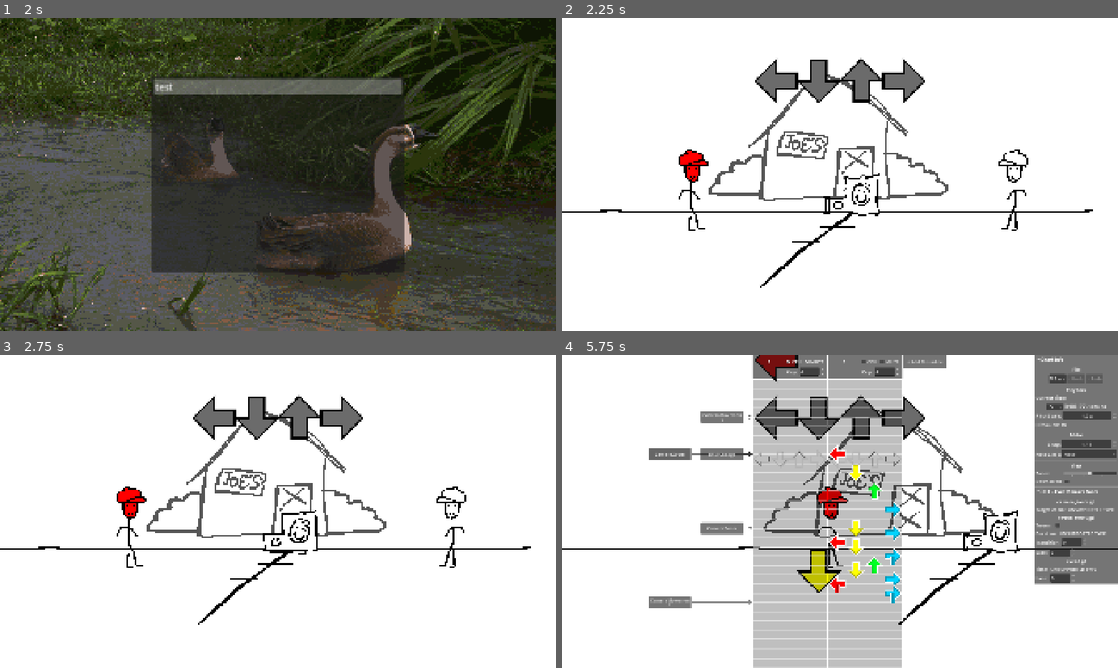
Above: before the commit, frames 1-4 (two rows, left to right).
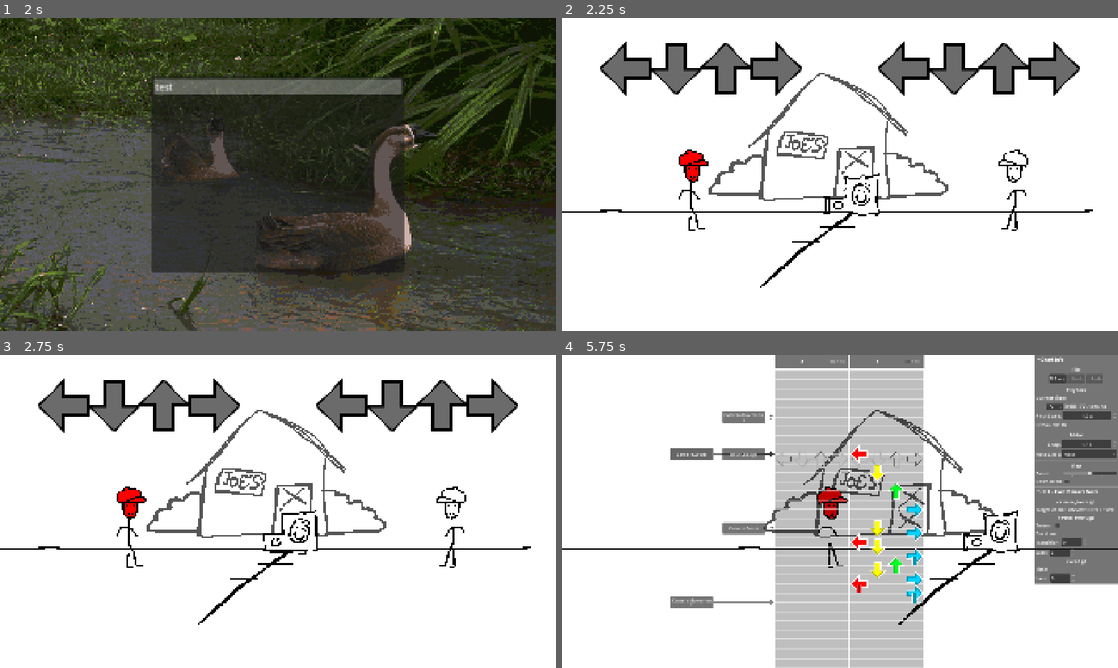
Above: after the commit, the same moments.

Repository: B3GD/b3gd
Game: Godot game, scene res://menus/freeplay/freeplay.tscn
The game is run twice, just before and just after one commit, with the same random seed, the same clock (stepped at 60 frames per second) and the same inputs. Sound files missing from this copy of the repository are replaced by a short silence.
Inputs (mouse positions are in pixels of both pictures, inside the frame that each line leads up to):
- Up to frame 1 (2 s): tap Enter at 0.5 s; move the mouse to (400, 158) at 0.52 s; hold Up (editor_time_up) 0.53-1.28 s; click (400, 158) at 0.67 s; tap Space (editor_pause) at 1.25 s; move the mouse to (166, 190) at 1.27 s; hold Down (editor_time_down) from 1.28 s (still down); click (166, 190) at 1.42 s
- Up to frame 2 (2.25 s): tap Enter at 2 s; move the mouse to (895, 105) at 2.02 s; release Down (editor_time_down) at 2.03 s; hold Up (editor_time_up) from 2.03 s (still down); click (895, 105) at 2.17 s
- Up to frame 3 (2.75 s): keep holding Up (editor_time_up)
- Up to frame 4 (5.75 s): tap Space (editor_pause) at 2.75 s; move the mouse to (812, 574) at 2.77 s; click (812, 574) at 2.92 s; move the mouse to (1006, 558) at 3.52 s; release Up (editor_time_up) at 3.53 s; hold Down (editor_time_down) 3.53-4.25 s; click (1006, 558) at 3.67 s; tap 7 (editor_activate) at 4.15 s; click (812, 361) at 4.25 s, where only the run before the commit has a clickable "MUTE"; move the mouse to (673, 464) at 5.02 s; hold Down (editor_time_down) from 5.03 s (still down); click (673, 464) at 5.17 s

Frame 1 is identical in both runs. In frame 2, 7.1% of the frame differs, in the area x 6-94%, y 7-28%; in frame 3, 7.1%; in frame 4, 14%, in the area x 15-98%, y 0-100%.

Commit message:
full chart toggle

Diff:
--- a/b3gd/chart_data/chart.gd
+++ b/b3gd/chart_data/chart.gd
@@ -5,4 +5,4 @@
 @export var strum_lines:Array[StrumLine]
 @export var events:Array[Event]
 
-@export var scroll_speed: float
+@export_range(0.0, 8.0, 0.1, "or_greater") var scroll_speed: float
--- a/b3gd/chart_data/events/camera/camera_rotate.gd
+++ b/b3gd/chart_data/events/camera/camera_rotate.gd
@@ -1,6 +1,6 @@
 class_name EventCameraRotate extends EventTween
 
-@export var target_rotation: float
+@export_range(-360, 360, 0.0) var target_rotation: float
 
 func init():
 	if parent.get_tree().get_first_node_in_group("SceneCamera") == null:
--- a/b3gd/chart_data/note.gd
+++ b/b3gd/chart_data/note.gd
@@ -4,7 +4,7 @@
 ## The time the note occurs in seconds.
 @export var time: float
 ## The length of the note, if zero this is not a hold note.
-@export var length:float = 0
+@export_range(0.0, 1.0, 0.0, "or_greater") var length:float = 0
 # Needed for runtime data
 ## Used to check if the hold has begun. Used for rendering and input.
 ## I'm fine with this being in chart data as it is a single bool
--- a/b3gd/chart_editor/chart_editor.tscn
+++ b/b3gd/chart_editor/chart_editor.tscn
@@ -158,6 +158,7 @@
 layout_mode = 2
 
 [node name="AddStrumlineButton" type="Button" parent="EditorUI/UIContainer/WorkAreaScroll/Container" unique_id=166877994]
+visible = false
 custom_minimum_size = Vector2(0, 47)
 layout_mode = 2
 size_flags_horizontal = 4
--- a/b3gd/chart_editor/chart_editor_activate.gd
+++ b/b3gd/chart_editor/chart_editor_activate.gd
@@ -4,11 +4,10 @@
 var editor_path = "res://b3gd/chart_editor/chart_editor.tscn"
 var editor = null
 
-func _ready() -> void:
-	pass
-	#override_with_editor()
+func _input(event: InputEvent) -> void:
+	if not OS.has_feature("editor"):
+		return
 
-func _input(event: InputEvent) -> void:
 	if event.is_action_pressed("editor_activate"):
 		if editor == null:
 			add_editor()
@@ -20,9 +19,14 @@
 	editor = null
 	$ChartLoader.load_notes(true)
 	$NoteManager.force_inactive = false
+	$UI.visible = true
+
+	if $SongAudioPlayer.paused:
+		$SongAudioPlayer.unpause()
 
 func add_editor() -> void:
+	$NoteManager.force_inactive = true
+	$ChartLoader.load_chart()
 	editor = load(editor_path).instantiate()
 	add_child(editor)
-	$NoteManager.force_inactive = true
-	$ChartLoader.load_chart()
+	$UI.visible = false
--- a/b3gd/chart_editor/event_editing/event_panel.gd
+++ b/b3gd/chart_editor/event_editing/event_panel.gd
@@ -70,11 +70,21 @@
 		field_container.add_child(hbox)
 		hbox.add_child(name_label)
 
+		var range = {}
 		match property.hint:
 			PROPERTY_HINT_NONE:
-				print(" --hint: no")
+				pass
 			PROPERTY_HINT_RANGE:
 				print(" --hint: range")
+				var range_string = property.usage.substr(",")
+				var lower = float(range_string[0])
+				var upper = float(range_string[1])
+				var step = 1.0
+				if range_string.size() > 2:
+					step = float(range_string[2])
+				if range_string.size() > 2:
+					step = float(range_string[2])
+
 			PROPERTY_HINT_ENUM:
 				print(" --hint: enum")
 
@@ -85,6 +95,8 @@
 			TYPE_INT:
 				var spin_box = SpinBox.new()
 				hbox.add_child(spin_box)
+			TYPE_FLOAT:
+				pass
 			_:
 				var warn_label = Label.new()
 				warn_label.text = "UNSUPPORTED TYPE"
--- a/b3gd/chart_editor/fake_note_manager.gd
+++ b/b3gd/chart_editor/fake_note_manager.gd
@@ -4,6 +4,7 @@
 @onready var note_manager = get_tree().get_first_node_in_group("NoteManager")
 
 var hit_note_ids = []
+var frames_born = 0
 
 func _ready() -> void:
 	init_hit_notes()
@@ -21,6 +22,7 @@
 					hit_note_ids[-1][-1] = note_id
 
 func _process(_delta: float) -> void:
+	frames_born += 1
 	for strum_line_id in range(note_manager.strum_lines.size()):
 		for receptor_id in note_manager.strum_lines[strum_line_id].receptors.size():
 			for note_id in note_manager.strum_lines[strum_line_id].receptors[receptor_id].notes.size():
@@ -34,7 +36,7 @@
 	if note_passed and !note_already_hit:
 		hit_note_ids[strum_line_id][receptor_id] = note_id
 		note_manager.note_press.emit(strum_line_id, receptor_id, note_to_hit, 0.0)
-		if %EditorHitSound.button_pressed:
+		if %EditorHitSound.button_pressed and frames_born > 5:
 			$NoteClick.play()
 
 	if !note_passed and note_already_hit:
--- a/b3gd/chart_editor/note_editing/note_type_box.gd
+++ b/b3gd/chart_editor/note_editing/note_type_box.gd
@@ -3,7 +3,6 @@
 var note_class = []
 
 func _ready() -> void:
-	print(ProjectSettings.get_global_class_list().size())
 	for global_class in ProjectSettings.get_global_class_list():
 		if load(global_class.path).new() is Note:
 			add_item(global_class.class)
--- a/b3gd/chart_editor/note_editing/strum_line.tscn
+++ b/b3gd/chart_editor/note_editing/strum_line.tscn
@@ -41,18 +41,12 @@
 layout_mode = 2
 size_flags_horizontal = 0
 focus_mode = 0
+disabled = true
 text = "CPU"
 alignment = 1
 
-[node name="MuteCheckBox" type="CheckBox" parent="InfoPanel/InfoMargin/InfoVBox" unique_id=894004071]
-unique_name_in_owner = true
-layout_mode = 2
-size_flags_horizontal = 0
-focus_mode = 0
-text = "MUTE"
-alignment = 1
-
 [node name="HBoxContainer" type="HBoxContainer" parent="InfoPanel/InfoMargin/InfoVBox" unique_id=1071740959]
+visible = false
 layout_mode = 2
 
 [node name="Label" type="Label" parent="InfoPanel/InfoMargin/InfoVBox/HBoxContainer" unique_id=549249472]
@@ -67,11 +61,12 @@
 value = 1.0
 rounded = true
 allow_lesser = true
+editable = false
 
 [node name="StrumLineRenderer" type="Control" parent="." unique_id=220299407]
 texture_repeat = 2
+custom_minimum_size = Vector2(150, 0)
 clip_contents = true
-custom_minimum_size = Vector2(150, 0)
 layout_mode = 2
 size_flags_vertical = 3
 script = ExtResource("1_q4hsb")
--- a/b3gd/chart_player/chart_loader.gd
+++ b/b3gd/chart_player/chart_loader.gd
@@ -15,18 +15,9 @@
 	load_chart()
 
 func load_chart():
-	chart_variable_init()
 	load_tracks()
 	load_notes(false)
 	load_events()
-
-func chart_variable_init():
-	for strum_line in chart_source.chart.strum_lines:
-		for receptor in strum_line.receptors:
-			receptor.last_press = Receptor.ReceptorInput.new()
-			receptor.last_press.input_time = 0
-			receptor.last_press.ignore_draw = true
-			receptor.last_press.dummy = true
 
 func load_tracks():
 	var chart = chart_source.chart
@@ -49,7 +40,14 @@
 	tracks_loaded.emit()
 
 func load_notes(ignore_past_notes: bool = false):
-	note_manager.strum_lines = chart_source.chart.strum_lines
+	note_manager.strum_lines = chart_source.chart.strum_lines.duplicate_deep(Resource.DEEP_DUPLICATE_ALL)
+
+	for strum_line in note_manager.strum_lines:
+		for receptor in strum_line.receptors:
+			receptor.last_press = Receptor.ReceptorInput.new()
+			receptor.last_press.input_time = 0
+			receptor.last_press.ignore_draw = true
+			receptor.last_press.dummy = true
 
 	if ignore_past_notes:
 		remove_notes_from_past()
--- a/b3gd/chart_player/chart_player.tscn
+++ b/b3gd/chart_player/chart_player.tscn
@@ -61,7 +61,15 @@
 render_target_update_mode = 4
 
 [node name="StrumLineRenderer" type="MeshInstance3D" parent="UI/Strumlines/SubViewport" unique_id=2002107423]
-transform = Transform3D(0.14999999, 0, 0, 0, 0.14999998, 0, 0, 0, 0.14999999, 0, 0.29894063, 0)
+transform = Transform3D(1, 0, 0, 0, 1, 0, 0, 0, 1, -2.5, 1.9000001, 0)
+script = ExtResource("5_yp0gr")
+noteskin_texture = ExtResource("7_cdfgl")
+noteskin_data = SubResource("Resource_eb4vn")
+strum_line_idx = 0
+hold_resolution = 3.0
+
+[node name="StrumLineRenderer2" type="MeshInstance3D" parent="UI/Strumlines/SubViewport" unique_id=228372249]
+transform = Transform3D(1, 0, 0, 0, 1, 0, 0, 0, 1, 2.5, 1.9, 0)
 script = ExtResource("5_yp0gr")
 noteskin_texture = ExtResource("7_cdfgl")
 noteskin_data = SubResource("Resource_eb4vn")
@@ -69,8 +77,10 @@
 
 [node name="Camera3D" type="Camera3D" parent="UI/Strumlines/SubViewport" unique_id=955848793]
 transform = Transform3D(1, 0, 0, 0, 1, 0, 0, 0, 1, 0, 0, 17)
+keep_aspect = 0
 projection = 1
 fov = 10.0
+size = 10.0
 near = 1.0
 far = 33.0
 
--- a/b3gd/chart_player/note_renderers/gridrenderer/3dgridrenderer.gd
+++ b/b3gd/chart_player/note_renderers/gridrenderer/3dgridrenderer.gd
@@ -176,6 +176,8 @@
 func get_receptor_frame(receptor: Receptor) -> int:
 	var receptor_frame = noteskin_data.receptor_frames[idle_frames.receptor_frames]
 	var time_since_last_input = song_audio_player.song_progress_seconds - receptor.last_press.input_time
+	if time_since_last_input < 0:
+		return receptor_frame
 	if !receptor.last_press.ignore_draw:
 		var hit_frame = time_since_last_input * noteskin_data.active_animation_fps
 		if receptor.last_press.dummy:
--- a/b3gd/song_scripts/character.gd
+++ b/b3gd/song_scripts/character.gd
@@ -18,6 +18,8 @@
 
 func _ready() -> void:
 	var song_audio_player = get_tree().get_first_node_in_group("SongAudioPlayer")
+	if song_audio_player == null:
+		return
 	song_audio_player.beat_hit.connect(beat_hit)
 	var note_manager = get_tree().get_first_node_in_group("NoteManager")
 	note_manager.note_press.connect(note_press)
--- a/project.godot
+++ b/project.godot
@@ -12,7 +12,7 @@
 
 config/name="B3GD Engine"
 run/main_scene="uid://c0cmejkc8gn3b"
-config/features=PackedStringArray("4.6", "Mobile")
+config/features=PackedStringArray("4.7", "Mobile")
 config/icon="uid://bf7uafq260dh6"
 
 [display]
@@ -76,11 +76,13 @@
 editor_time_up={
 "deadzone": 0.2,
 "events": [Object(InputEventKey,"resource_local_to_scene":false,"resource_name":"","device":-1,"window_id":0,"alt_press …(195 unchanged characters)…
+, Object(InputEventMouseButton,"resource_local_to_scene":false,"resource_name":"","device":-1,"window_id":0,"alt_pressed":false,"shift_pressed":false,"ctrl_pressed":false,"meta_pressed":false,"button_mask":8,"position":Vector2(311, 7),"global_position":Vector2(320, 55),"factor":1.0,"button_index":4,"canceled":false,"pressed":true,"double_click":false,"script":null)
 ]
 }
 editor_time_down={
 "deadzone": 0.2,
 "events": [Object(InputEventKey,"resource_local_to_scene":false,"resource_name":"","device":-1,"window_id":0,"alt_press …(195 unchanged characters)…
+, Object(InputEventMouseButton,"resource_local_to_scene":false,"resource_name":"","device":-1,"window_id":0,"alt_pressed":false,"shift_pressed":false,"ctrl_pressed":false,"meta_pressed":false,"button_mask":16,"position":Vector2(286, 15),"global_position":Vector2(295, 63),"factor":1.0,"button_index":5,"canceled":false,"pressed":true,"double_click":false,"script":null)
 ]
 }
 editor_pause={
--- a/songs/test/song.tscn
+++ b/songs/test/song.tscn
@@ -10,7 +10,7 @@
 
 [node name="ChartPlayer" parent="." unique_id=192656738 instance=ExtResource("1_03yvb")]
 
-[node name="Camera3D" parent="ChartPlayer/UI/Strumlines/SubViewport" parent_id_path=PackedInt32Array(192656738, 8042913) index="1" unique_id=955848793]
+[node name="Camera3D" parent="ChartPlayer/UI/Strumlines/SubViewport" parent_id_path=PackedInt32Array(192656738, 8042913) index="2" unique_id=955848793]
 transform = Transform3D(1, 0, 0, 0, 1, 0, 0, 0, 1, 0, 0, 3)
 fov = 19.0
 
Not shown: 1 places in b3gd/chart_player/chart_player.tscn that only renumber resources
Not shown: 1 places in songs/test/chart.tres that only renumber resources
Not shown, changed: songs/test/chart.tres_old
